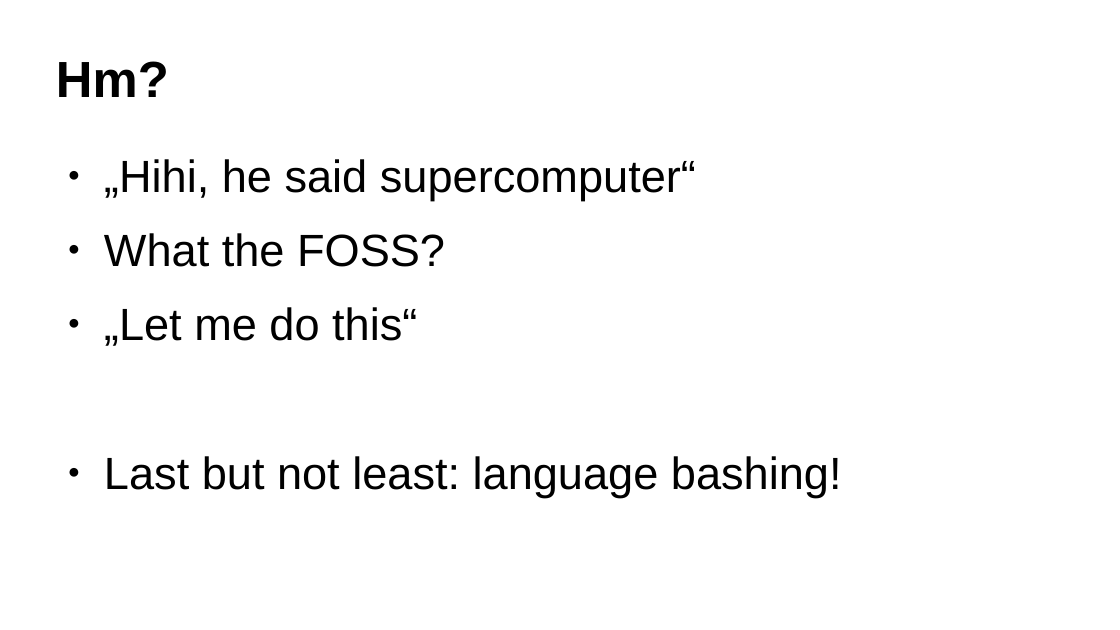
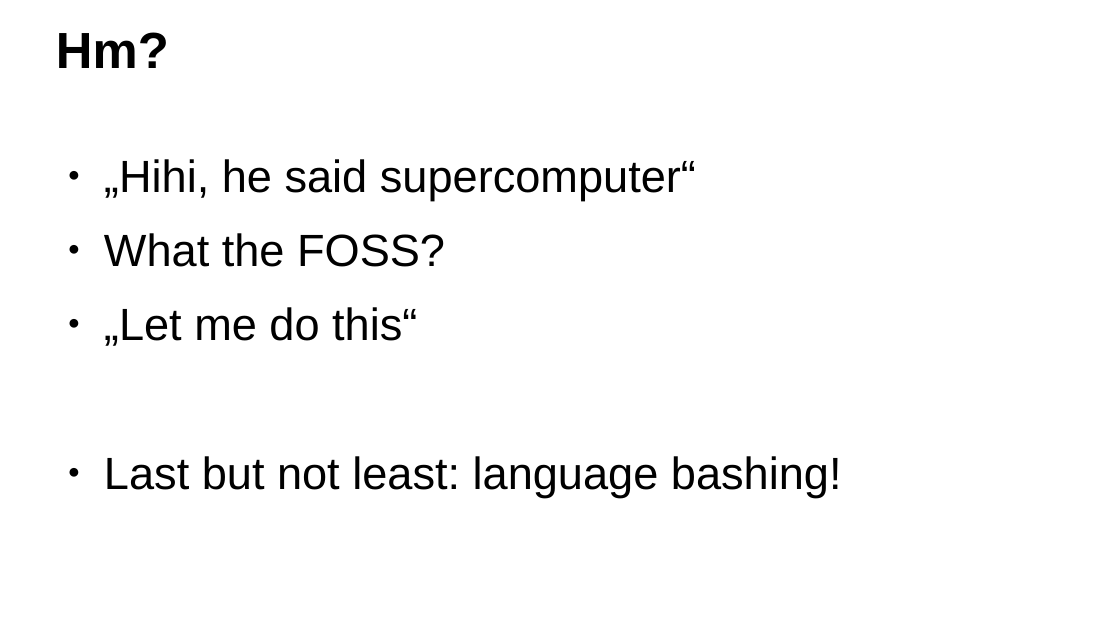
Before and after one commit to ax3l/datenspuren_2016, a slide deck: slide 2 of Slides.odp. Drawn at 1120x630 pixels with LibreOffice and Linux fonts; fonts in the diff are those of the drawing; background and template pictures are left out. Boxes give left, top, right and bottom in pixels: in the first picture for what was removed or moved away, otherwise in the second. Text is boxed around its words. In the diff, an @@ line names an element or a change of style, - is before the commit and + after.

```diff
--- a/Slides.odp
+++ b/Slides.odp
@@ title "Hm?": place and size @@
-title "Hm?" at bbox=[56, 61, 169, 97]
+title "Hm?" at bbox=[56, 32, 169, 68]
```
Also in this commit, not shown: 14 slides added.
